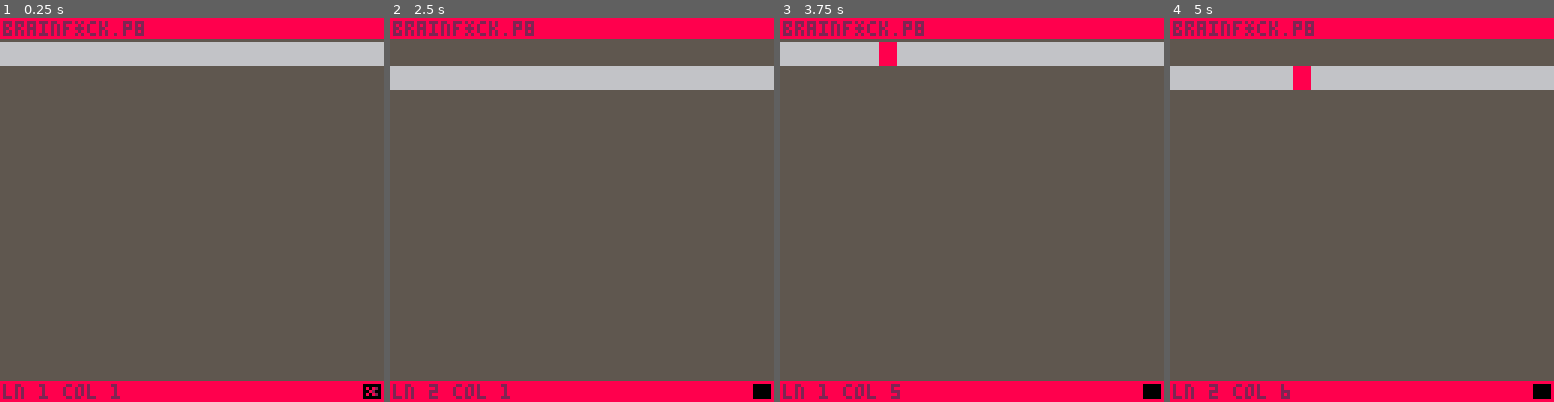
Above: before the commit, frames 1-4 (left to right).
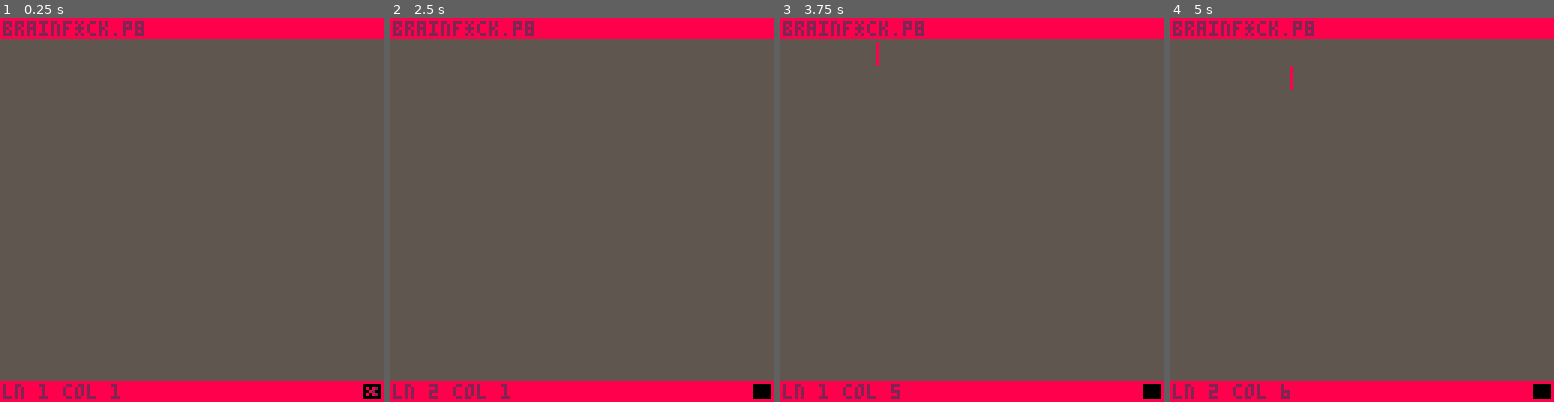
Above: after the commit, the same moments.

Repository: EveMeows/PicoBrained
Game: PICO-8 cartridge pico.p8
Two runs of this game, one before a commit and one after it. Both use one fixed random seed, a clock stepped at 60 frames per second and the inputs below.
Inputs:
- Up to frame 1 (0.25 s): no input
- Up to frame 2 (2.5 s): tap O (Z key) at 0.33, 0.7, 1.43, 2.22 s; tap X (X key) at 1.07, 2.07, 2.4 s; hold Left 1.97-2.37 s; hold Down from 2.42 s (still down)
- Up to frame 3 (3.75 s): tap X (X key) every 0.33 s from 2.73 to 3.73 s; release Down at 2.82 s; hold Right 2.87-3.53 s; tap O (Z key) at 3.1 s; hold Up from 3.58 s (still down)
- Up to frame 4 (5 s): tap O (Z key) at 3.98, 4.87 s; tap X (X key) at 4.07, 4.4, 4.73 s; release Up at 4.08 s; hold Right 4.13-4.53 s; hold Down from 4.58 s (still down)

The runs differ from the first frame. In frame 1, 6.2% of the frame differs, in the area x 0-100%, y 6-13%; in frame 2, 6.2%; in frame 3, 6.2%; in frame 4, 6.2%.

Commit message:
Add settings with persistent data.

Diff:
--- a/pico.p8
+++ b/pico.p8
@@ -4,6 +4,65 @@
 dt = 1/stat(7)
 
 function _init()
+	-- id
+	cartdata("evemeows_picobrained")
+
+	-- set settings if exists
+	local lsh = dget(0) - 1
+	if lsh != 1 then
+		local sh = false
+		if sh == 1 then
+			sh = true
+		end
+
+		settings.lsh = sh
+	end
+
+	local ct = dget(1) - 1
+	if ct != 1 then
+		local c = cursor_type.ibeam
+		if ct == 1 then
+			c = cursor_type.block
+		end
+
+		settings.ct = c
+	end
+
+	local bg = dget(2) - 1
+	if bg != -1 then
+		settings.bg = bg
+	end
+
+	local bg = dget(2) - 1
+	if bg != -1 then
+		settings.bg = bg
+	end
+
+	local bd = dget(3) - 1
+	if bd != -1 then
+		settings.bd = bd
+	end
+
+	local bdt = dget(4) - 1
+	if bdt != -1 then
+		settings.bdt = bdt
+	end
+
+	local bda = dget(5) - 1
+	if bda != -1 then
+		settings.bda = bda
+	end
+
+	local cs = dget(6) - 1
+	if cs != -1 then
+		settings.cs = cs
+	end
+
+	local lcl = dget(7) - 1
+	if bg != -1 then
+		settings.lcl = lcl
+	end
+
 	-- set btnp delay
 	poke(0x5f5d, 2.5)
 
@@ -81,6 +140,66 @@
 end
 
 -- ui stuff
+
+swatch = {}
+swatch.__index = swatch
+
+function swatch:new(x,y,text, colour, onchange, def)
+	local s = {
+		x=x,y=y,
+		org=text,
+		text=text,
+		action = function() end,
+		active = false,
+		colour = colour,
+		orgcl = colour,
+		def=def,
+		onchange = onchange,
+	}
+	s.text = s.text .. ": < " .. tostr(colour) .. " >"
+
+	return setmetatable(s, swatch)
+end
+
+function swatch:update()
+	if not self.active then
+		return
+	end
+
+	if btnp(➡️) then
+		if self.colour < 15 then
+			self.colour += 1
+		end
+
+		self.text = self.org .. ": < " .. tostr(self.colour) .. " >"
+		if self.onchange != nil then
+			self.onchange(self)
+		end
+	end
+
+	if btnp(⬅️) then
+		if self.colour >= 1 then
+			self.colour -= 1
+		end
+
+		self.text = self.org .. ": < " .. tostr(self.colour) .. " >"
+		if self.onchange != nil then
+			self.onchange(self)
+		end
+	end
+end
+
+function swatch:draw(cl)
+	?self.text,self.x,self.y,cl
+
+	local sx = self.x + #self.text * 4 + 5
+	rectfill(
+		sx,self.y,
+		sx+4,self.y+4,
+		self.colour
+	)
+end
+
 button = {}
 button.__index = button
 
@@ -90,6 +209,7 @@
 		text = text,
 
 		action = action,
+		active = false,
 	}
 
 	return setmetatable(b, button)
@@ -114,6 +234,10 @@
 
 function handler:add(ui)
 	add(self.elements, ui)
+
+	if #self.elements == 1 then
+		self.elements[1].active = true
+	end
 end
 
 function handler:update()
@@ -126,6 +250,11 @@
 		if self.active > #self.elements then
 			self.active = 1 -- wrap around to top
 		end
+
+		-- update elements
+		for i,e in ipairs(self.elements) do
+			e.active = i == self.active
+		end
 	end
 
 	if btnp(⬆️) then
@@ -133,16 +262,21 @@
 		if self.active < 1 then
 			self.active = #self.elements -- wrap around to bottom
 		end
+
+		-- update elements
+		for i,e in ipairs(self.elements) do
+			e.active = i == self.active
+		end
 	end
 
 	if btnp(❎) then
-		self.elements[self.active]:action()
-	end
-end
-
-function handler:draw()
+		self.elements[self.active]:action(self.elements[self.active])
+	end
+end
+
+function handler:draw(cst)
 	for idx,element in ipairs(self.elements) do
-		local cl = settings.bdt
+		local cl = cst or settings.bdt
 		if idx == self.active then
 			cl = settings.bda
 			?"!",element.x+(#element.text * 4) + 1,element.y, settings.bda
@@ -750,17 +884,125 @@
 -->8
 -- options
 
-options = {
-}
+options = {}
+function options:save_data()
+	-- 0 and 1 are reserved for cursor and line
+	local did = 2
+	for e in all(self.handler.elements) do
+		if e.colour != nil then
+			dset(did, e.colour+1)
+			did += 1
+		end
+	end
+
+	local lsh = 0
+	if settings.lsh then
+		lsh = 1
+	end
+	dset(0,lsh+1)
+
+	local ct = 1
+	if settings.ct == cursor_type.ibeam then
+		ct = 2
+	end
+	dset(1,ct+1)
+end
+
+function options:__create(text,action)
+	self.__count += 1
+	self.handler:add(
+		button:new(
+			1,self.__offset + 8*self.__count,
+			text, action
+		)
+	)
+end
+
+function options:__swatch(text,colour, onchange)
+	self.__count += 1
+	self.handler:add(
+		swatch:new(
+			1,self.__offset + 8*self.__count,
+			text, colour, onchange
+		)
+	)
+end
 
 function options:init()
+	self.handler = handler:new()
+	self.__count = 0
+	self.__offset = 7
+
+	self:__swatch("background colour", settings.bg, function(s) settings.bg = s.colour end)
+
+	self.__offset += 7
+
+	self:__swatch("band background", settings.bd, function(s) settings.bd = s.colour end)
+	self:__swatch("band foreground", settings.bdt, function(s) settings.bdt = s.colour end)
+	self:__swatch("band active colour", settings.bda, function(s) settings.bda = s.colour end)
+
+	self.__offset += 7
+
+	self:__swatch("cursor colour", settings.cs, function(s) settings.cs = s.colour end)
+	self:__create("toggle cursor type: " .. settings.ct, function(s)
+		if settings.ct == cursor_type.block then
+			settings.ct = cursor_type.ibeam
+		else
+			settings.ct = cursor_type.block
+		end
+
+		s.text = "toggle cursor type: " .. settings.ct
+	end)
+
+	self.__offset += 7
+
+
+	self:__create("toggle cursor line: " .. tostr(settings.lsh), function(s)
+		settings.lsh = not settings.lsh
+		s.text = "toggle cursor line: " .. tostr(settings.lsh)
+	end)
+
+	self:__swatch("cursor line colour", settings.lcl, function(s) settings.lcl = s.colour end)
+
+	self.__offset += 7
+
+	self:__create("reset to default", function()
+		settings = {
+			bg = 5,
+			bd = 8, bdt = 2, bda = 9,
+
+			cs = 8, ct = cursor_type.block,
+			lsh = true,
+			lcl = 6,
+		}
+
+		for e in all(self.handler.elements) do
+			if e.colour != nil then
+				e.colour = e.orgcl
+				e.text = e.org .. ": < " .. tostr(e.colour) .. " >"
+			end
+		end
+
+		self:save_data()
+	end)
+
+	self:__create("return", function()
+		self:save_data()
+		state:set(editing)
+	end)
 end
 
 function options:update()
+	self.handler:update()
 end
 
 function options:draw()
 	cls(1)
+
+	self.handler:draw(7)
+
+	?"editor options",1,1,7
+	line(0,7,128,7,7)
 end
 __gfx__
 00000000000000000000000000000000000000000000000000000000000000000000000000000000000000000000000000000000000000000000000000000000
